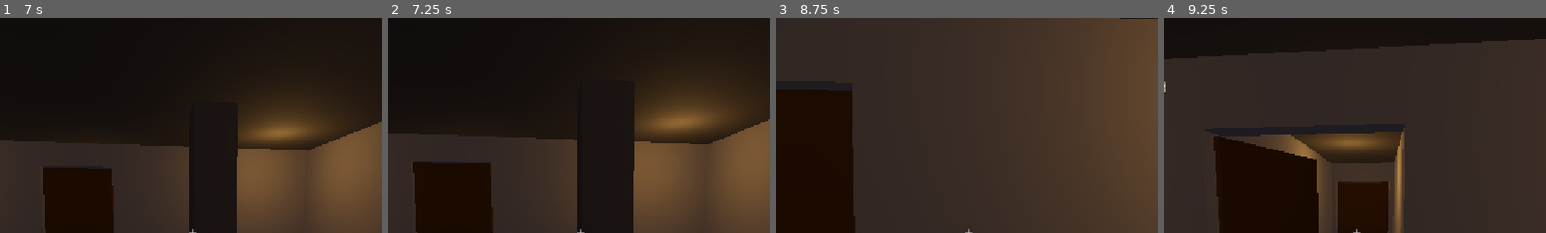
Above: before the commit, frames 1-4 (left to right).
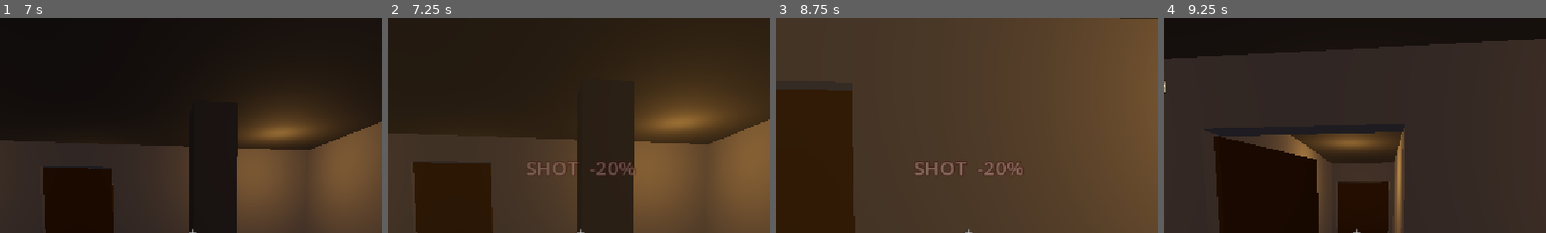
Above: after the commit, the same moments.

Repository: AdityaSrivastava27/godot-3d-dungeon-game-new
Game: Godot game, scene res://Scenes/Main.tscn
The game is run twice, just before and just after one commit, with the same random seed, the same clock (stepped at 60 frames per second) and the same inputs.
Inputs (mouse positions are % of the whole screen's width and height, from its top left):
- Up to frame 1 (7 s): tap Enter (ui_accept) at 0.5, 0.77, 1.52, 3.02, 3.77, 4.52, 6.02, 6.77 s; move the mouse to (55, 50) at 0.52 s; press the mouse at (55, 50) at 0.53 s; hold W (move_forward) 0.53-5.78 s; move the mouse to (45, 50) at 1.27 s; release the mouse at (45, 50) at 1.28 s; click (45, 50) at 1.35 s; move the mouse to (52, 48) at 2.02 s; press the mouse at (52, 48) at 2.03 s; move the mouse to (49, 52) at 2.77 s; release the mouse at (49, 52) at 2.78 s; click (49, 52) at 2.85 s; move the mouse to (57, 51) at 3.52 s; press the mouse at (57, 51) at 3.53 s; move the mouse to (42, 49) at 4.27 s; release the mouse at (42, 49) at 4.28 s; click (42, 49) at 4.35 s; tap R (reload) at 5 s; move the mouse to (51, 50) at 5.02 s; press the mouse at (51, 50) at 5.03 s; move the mouse to (46, 48) at 5.77 s; release the mouse at (46, 48) at 5.78 s; hold D (move_right) 5.78-6.53 s; click (46, 48) at 5.85 s; move the mouse to (55, 50) at 6.52 s; press the mouse at (55, 50) at 6.53 s; hold W (move_forward) from 6.53 s (still down)
- Up to frame 2 (7.25 s): keep holding W (move_forward)
- Up to frame 3 (8.75 s): keep holding W (move_forward); move the mouse to (45, 50) at 7.27 s; release the mouse at (45, 50) at 7.28 s; click (45, 50) at 7.35 s; tap Enter (ui_accept) at 7.52 s; move the mouse to (52, 48) at 8.02 s; press the mouse at (52, 48) at 8.03 s
- Up to frame 4 (9.25 s): move the mouse to (49, 52) at 8.77 s; release W (move_forward) at 8.78 s; release the mouse at (49, 52) at 8.78 s; hold A (move_left) from 8.78 s (still down); click (49, 52) at 8.85 s; tap Enter (ui_accept) at 9.02 s
The pictures show only the part of the screen within x 25-75%, y 0-50%; the shares and areas given below are measured in that part.

Frame 1 is identical in both runs. In frame 2, 0.8% of the frame differs, in the area x 36-65%, y 66-74%; in frame 3, 0.8%; in frame 4, nothing differs.

Commit message:
Require contact for melee, and tell the two weapons apart on screen
The blade used to land from 2.2 m, which reads as a swing through thin air.
It now needs the two bodies to actually be touching: a guard that walked into
the player reports the contact from its own move, and a guard standing still
while the player walks into it falls back to the gap between the capsules,
which at 0.4 m radius each cannot close past 0.8 m. Out of contact the guard
shoots instead, so charging in still changes what it does.

Damage now carries what caused it. take_damage takes a DamageSource, and the
HUD plays a visibly different effect for each: gunfire is a short amber flash
reading SHOT -20%, the blade a longer red one with slash marks across the
screen reading SLASHED -50%. The difference is in colour, in duration and in
the slash marks, so it survives being glanced at.

Also stops the HUD rectangles swallowing the fire click. ColorRect defaults
to MOUSE_FILTER_STOP, which would have eaten the mouse button before the gun
saw it; the health bar added earlier had the same problem.

Co-Authored-By: Claude Opus 5 <noreply@anthropic.com>

Diff:
--- a/Scenes/Main.tscn
+++ b/Scenes/Main.tscn
@@ -694,6 +694,47 @@
 
 [node name="HUD" type="CanvasLayer" parent="." unique_id=1900100007]
 script = ExtResource("6_hud")
+
+[node name="HitFlash" type="ColorRect" parent="HUD" unique_id=1900500001]
+anchor_right = 1.0
+anchor_bottom = 1.0
+grow_horizontal = 2
+grow_vertical = 2
+mouse_filter = 2
+color = Color(1, 0.72, 0.25, 0.28)
+
+[node name="SlashMarks" type="Control" parent="HUD" unique_id=1900500002]
+anchor_right = 1.0
+anchor_bottom = 1.0
+grow_horizontal = 2
+grow_vertical = 2
+mouse_filter = 2
+
+[node name="Cut1" type="ColorRect" parent="HUD/SlashMarks" unique_id=1900500003]
+anchor_left = 0.5
+anchor_top = 0.5
+anchor_right = 0.5
+anchor_bottom = 0.5
+offset_left = -520.0
+offset_top = -170.0
+offset_right = 520.0
+offset_bottom = -152.0
+rotation = -0.42
+mouse_filter = 2
+color = Color(0.85, 0.07, 0.05, 0.85)
+
+[node name="Cut2" type="ColorRect" parent="HUD/SlashMarks" unique_id=1900500004]
+anchor_left = 0.5
+anchor_top = 0.5
+anchor_right = 0.5
+anchor_bottom = 0.5
+offset_left = -520.0
+offset_top = 96.0
+offset_right = 520.0
+offset_bottom = 108.0
+rotation = -0.42
+mouse_filter = 2
+color = Color(0.72, 0.05, 0.04, 0.7)
 
 [node name="AmmoLabel" type="Label" parent="HUD" unique_id=1900100008]
 offset_left = 24.0
@@ -733,6 +774,7 @@
 offset_right = 324.0
 offset_bottom = -32.0
 grow_vertical = 0
+mouse_filter = 2
 color = Color(0.08, 0.08, 0.09, 0.72)
 
 [node name="Fill" type="ColorRect" parent="HUD/HealthBar" unique_id=1900400002]
@@ -742,6 +784,7 @@
 offset_top = 3.0
 offset_right = -3.0
 offset_bottom = -3.0
+mouse_filter = 2
 color = Color(0.32, 0.68, 0.3, 1)
 
 [node name="HealthLabel" type="Label" parent="HUD/HealthBar" unique_id=1900400003]
@@ -755,6 +798,25 @@
 horizontal_alignment = 1
 vertical_alignment = 1
 
+[node name="HitLabel" type="Label" parent="HUD" unique_id=1900500005]
+anchor_left = 0.5
+anchor_top = 0.5
+anchor_right = 0.5
+anchor_bottom = 0.5
+offset_left = -200.0
+offset_top = -120.0
+offset_right = 200.0
+offset_bottom = -78.0
+grow_horizontal = 2
+grow_vertical = 2
+theme_override_colors/font_color = Color(1, 0.93, 0.9, 1)
+theme_override_colors/font_outline_color = Color(0.25, 0, 0, 1)
+theme_override_constants/outline_size = 8
+theme_override_font_sizes/font_size = 30
+text = "SHOT  -20%"
+horizontal_alignment = 1
+vertical_alignment = 1
+
 [node name="Enemy_R2" type="CharacterBody3D" parent="." unique_id=1900200001 groups=["enemy"]]
 transform = Transform3D(1, 0, 0, 0, 1, 0, 0, 0, 1, -8, 1, -12)
 collision_layer = 2
--- a/Scripts/enemy.gd
+++ b/Scripts/enemy.gd
@@ -25,8 +25,10 @@
 @export var ranged_damage: int = 20
 @export var melee_damage: int = 50
 
-## Inside this distance the guard swings instead of shooting.
-@export var melee_range: float = 2.2
+## The blade only lands when the two bodies are actually touching. Capsules of
+## radius 0.4 cannot get closer than 0.8 m centre to centre, so this is contact
+## plus a little tolerance rather than a swing through thin air.
+@export var contact_reach: float = 0.9
 
 const CHASE_MULTIPLIER := 1.5
 const TURN_SPEED := 8.0
@@ -143,9 +145,9 @@
 	return Vector3(p.x, global_position.y, p.z)
 
 
-## Swing when the player is within reach, otherwise shoot at them. Both
-## weapons are on their own cooldown, and neither fires while the guard has
-## not found the player.
+## Swing when the guard is actually touching the player, otherwise shoot at
+## them. Both weapons are on their own cooldown, and neither is used while the
+## guard has not found the player.
 func _fight(delta: float) -> void:
 	_shot_timer = maxf(_shot_timer - delta, 0.0)
 	_melee_timer = maxf(_melee_timer - delta, 0.0)
@@ -153,13 +155,10 @@
 	if _player == null or not chasing:
 		return
 
-	var gap := Vector2(_player.global_position.x - global_position.x,
-		_player.global_position.z - global_position.z).length()
-
-	if gap <= melee_range:
+	if touching_player():
 		if _melee_timer <= 0.0:
 			_melee_timer = MELEE_INTERVAL
-			_player.take_damage(melee_damage)
+			_player.take_damage(melee_damage, Player.DamageSource.MELEE)
 	elif _sees_player and _shot_timer <= 0.0:
 		_shot_timer = SHOT_INTERVAL
 		_fire_at_player()
@@ -178,7 +177,7 @@
 
 	var hit := get_world_3d().direct_space_state.intersect_ray(query)
 	if not hit.is_empty() and hit.collider == _player:
-		_player.take_damage(ranged_damage)
+		_player.take_damage(ranged_damage, Player.DamageSource.RANGED)
 
 
 func _show_flash() -> void:
@@ -192,3 +191,23 @@
 func _hide_flash() -> void:
 	if _flash != null:
 		_flash.visible = false
+
+
+## True when the guard and the player are in contact.
+##
+## A guard that walked into the player reports the touch from its own last
+## move, which is a frame old and close enough at these speeds. The player walking into a guard that is
+## standing still shows up on the player's own move instead, not here, so fall
+## back to the gap between them -- at contact_reach the capsules are already
+## pressed together.
+func touching_player() -> bool:
+	if _player == null:
+		return false
+
+	for i in get_slide_collision_count():
+		if get_slide_collision(i).get_collider() == _player:
+			return true
+
+	var gap := Vector2(_player.global_position.x - global_position.x,
+		_player.global_position.z - global_position.z).length()
+	return gap <= contact_reach
--- a/Scripts/hud.gd
+++ b/Scripts/hud.gd
@@ -1,20 +1,38 @@
 extends CanvasLayer
 
-## Ammo and health readout. It mirrors what the gun and the player report and
-## never changes either itself: both announce their changes through signals.
+## Ammo, health, and what just hit you. It mirrors what the gun and the player
+## report and never changes either itself: both announce through signals.
+##
+## A hit plays a different effect depending on the weapon, so the player can
+## tell being shot from being cut down without reading the numbers: gunfire is
+## a short amber flash, the blade is a longer red one with slash marks across
+## the screen.
 
 const HURT_COLOUR := Color(0.78, 0.18, 0.15)
 const HEALTHY_COLOUR := Color(0.32, 0.68, 0.30)
 
+const BULLET_TINT := Color(1.0, 0.72, 0.25, 0.28)
+const BULLET_FADE := 0.25
+const MELEE_TINT := Color(0.85, 0.05, 0.05, 0.5)
+const MELEE_FADE := 0.6
+
 @onready var ammo_label: Label = $AmmoLabel
 @onready var health_fill: ColorRect = $HealthBar/Fill
 @onready var health_label: Label = $HealthBar/HealthLabel
+@onready var hit_flash: ColorRect = $HitFlash
+@onready var slash_marks: Control = $SlashMarks
+@onready var hit_label: Label = $HitLabel
 
 var _gun: Gun = null
-var _player: Node = null
+var _player: Player = null
+var _hit_tween: Tween = null
 
 
 func _ready() -> void:
+	hit_flash.modulate.a = 0.0
+	slash_marks.modulate.a = 0.0
+	hit_label.modulate.a = 0.0
+
 	_gun = get_tree().get_first_node_in_group("gun") as Gun
 	if _gun == null:
 		ammo_label.text = ""
@@ -23,10 +41,11 @@
 		# Draw the starting counts; the signal only covers changes from here on.
 		_on_ammo_changed(_gun.bullets, _gun.magazines)
 
-	_player = get_tree().get_first_node_in_group("player")
+	_player = get_tree().get_first_node_in_group("player") as Player
 	if _player != null:
 		_player.health_changed.connect(_on_health_changed)
-		_on_health_changed(_player.health, _player.MAX_HEALTH)
+		_player.damaged.connect(_on_damaged)
+		_on_health_changed(_player.health, Player.MAX_HEALTH)
 
 
 func _on_ammo_changed(bullets: int, magazines: int) -> void:
@@ -47,3 +66,29 @@
 	health_fill.offset_right = 0.0
 	health_fill.color = HURT_COLOUR if ratio <= 0.25 else HEALTHY_COLOUR
 	health_label.text = "Health  %d%%" % roundi(ratio * 100.0)
+
+
+func _on_damaged(amount: int, source: Player.DamageSource) -> void:
+	if source == Player.DamageSource.MELEE:
+		_play_hit(MELEE_TINT, MELEE_FADE, "SLASHED  -%d%%" % amount, true)
+	else:
+		_play_hit(BULLET_TINT, BULLET_FADE, "SHOT  -%d%%" % amount, false)
+
+
+# Restart rather than stack, so a burst of hits does not leave the screen
+# permanently tinted.
+func _play_hit(tint: Color, fade: float, text: String, slash: bool) -> void:
+	if _hit_tween != null and _hit_tween.is_valid():
+		_hit_tween.kill()
+
+	hit_flash.color = tint
+	hit_flash.modulate.a = 1.0
+	hit_label.text = text
+	hit_label.modulate.a = 1.0
+	slash_marks.modulate.a = 1.0 if slash else 0.0
+
+	_hit_tween = create_tween().set_parallel(true)
+	_hit_tween.tween_property(hit_flash, "modulate:a", 0.0, fade)
+	_hit_tween.tween_property(hit_label, "modulate:a", 0.0, fade)
+	if slash:
+		_hit_tween.tween_property(slash_marks, "modulate:a", 0.0, fade)
--- a/Scripts/player.gd
+++ b/Scripts/player.gd
@@ -1,3 +1,4 @@
+class_name Player
 extends CharacterBody3D
 
 ## Player movement, and the health the enemies whittle down.
@@ -7,7 +8,13 @@
 ## Running out sends the player back to where they started at full health --
 ## there is nothing else to do with a death yet.
 
+## What hit the player. The HUD shows a different effect for each, so being
+## shot at reads differently from being cut down.
+enum DamageSource { RANGED, MELEE }
+
 signal health_changed(current: int, maximum: int)
+## Carries what did the damage, not just how much.
+signal damaged(amount: int, source: DamageSource)
 signal died
 
 const MAX_HEALTH := 100
@@ -28,11 +35,12 @@
 ## Takes `amount` off the player's health, stopping at zero. Ignored once the
 ## player is already down, so two hits landing on the same frame cannot push
 ## the count negative.
-func take_damage(amount: int) -> void:
+func take_damage(amount: int, source: DamageSource = DamageSource.RANGED) -> void:
 	if health <= 0 or amount <= 0:
 		return
 
 	health = maxi(health - amount, 0)
+	damaged.emit(amount, source)
 	health_changed.emit(health, MAX_HEALTH)
 
 	if health == 0:
